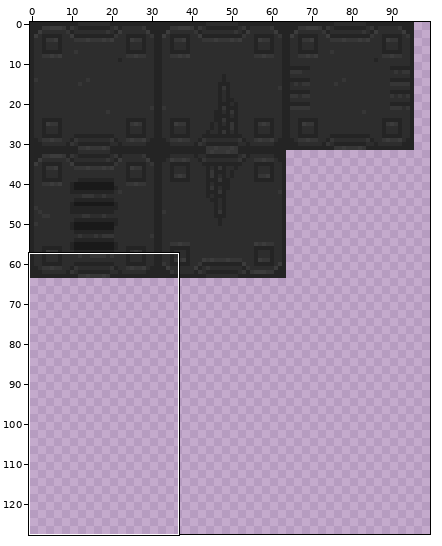
Two states of a sprite sheet, pixel/bundle/tilesets.png. The first picture is a wide view before the edit; the outline marks the close-up.
Close-up. Before the edit:
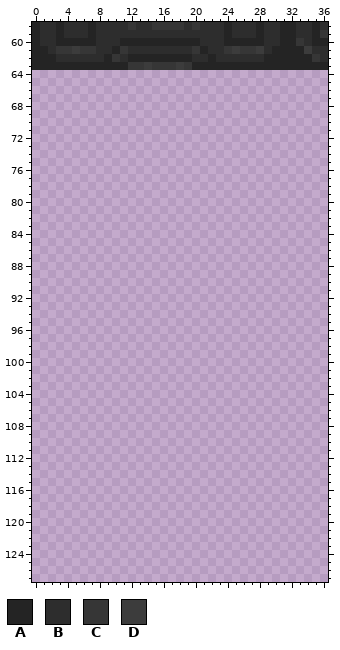
The file is 128x128 pixels. Colours within 5 levels of each other are drawn and written as one. Shown: x 0..36, y 58..127. The wide view leaves out empty margins.
Palette (. is transparent): A #242424  B #2d2d2d  C #363636  D #3c3c3c
Pixels before (only the part around the change), first column x 0:
 58 ABBABBBABBBBCBBCCCCBCBBBABBBABBAABBAB
 59 ABBABBBABBBBBBBBBBBBBBBBABBBABBAABBAC
 60 ABBAAAAABBBAAAAAAAAAABBBAAAAABBAACBAA
 61 AABCCDCCBBACBBBBBBBBCABBCDCCDBAAAADBB
 62 AAABBBBBBACBAAAAAAAABBABBBBBBAAAAAACB
 63 AAAAAAAAAAAACCDCCCDCAAAAAAAAAAAAAAAAA
 64 .....................................
 65 .....................................
 66 .....................................
 67 .....................................
 68 .....................................
 69 .....................................
 70 .....................................
 71 .....................................
 72 .....................................
 73 .....................................
 74 .....................................
 75 .....................................
 76 .....................................
 77 .....................................
 78 .....................................
 79 .....................................
 80 .....................................
 81 .....................................
 82 .....................................
 83 .....................................
 84 .....................................
 85 .....................................
 86 .....................................
 87 .....................................
 88 .....................................
 89 .....................................
 90 .....................................
 91 .....................................
 92 .....................................
 93 .....................................
 94 .....................................
 95 .....................................
 96 .....................................
 97 .....................................
 98 .....................................
 99 .....................................
100 .....................................
101 .....................................
102 .....................................
103 .....................................
104 .....................................
105 .....................................
106 .....................................
107 .....................................
108 .....................................
109 .....................................
110 .....................................
111 .....................................
112 .....................................
113 .....................................
114 .....................................
115 .....................................
116 .....................................
117 .....................................
118 .....................................
119 .....................................
120 .....................................
121 .....................................
122 .....................................
123 .....................................
124 .....................................
125 .....................................
126 .....................................
127 .....................................
Once edited:
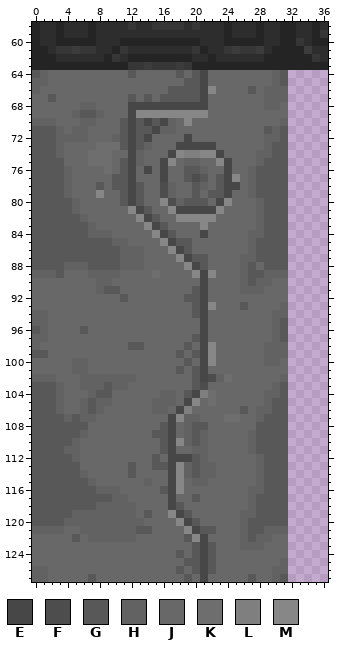
Colours new in this view: E #474747  F #4d4d4d  G #585858  H #626262  J #686868  K #6e6e6e  L #7f7f7f  M #878787
Change:
y 64: x 0..31 ................................ -> GHJJJJJJJJJJGJJJJJGJGEJJJJJJJJHG
y 65: x 0..31 ................................ -> HHJJJJJJJJJJJJJJJJJGGEJJJJJJJJHG
y 66: x 0..31 ................................ -> HJJJJJJJJJJJJJJJJGGGGEMJJJJGJHHH
y 67: x 0..31 ................................ -> JJGJJJJJJJJJGJGJGGGGGEJJJJJJJHHH
y 68: x 0..31 ................................ -> JJJJJJHHJJJJEEEEEEEEEEJJJJJJJHHJ
y 69: x 0..31 ................................ -> JJJJJHGGHJJJEMMMMMMMMMJJJJJJJJJJ
y 70: x 0..31 ................................ -> HHHJJJHHJJJGEGEGEHJMJJJJJJJJJJJH
y 71: x 0..31 ................................ -> GGGHJHHJJJJGEGGEHHJJJJJJJJJJJGHG
y 72: x 0..31 ................................ -> GGGHHHHJJJHGEGEJJJJEJJJJJJJJJHHG
y 73: x 0..31 ................................ -> GGGHJJJJKKKGEGHJJJEEEEEJJJJJJHGG
y 74: x 0..31 ................................ -> GGGHJJJKKKJJEHJJJEMLLMMEJJJJHHGG
y 75: x 0..31 ................................ -> GGGGJJJKKKJGEHJJEMJHHJJMEJJJHGGG
y 76: x 0..31 ................................ -> GGGGHJJJJKJGEJEJEJJGGHJJEJJHGGGG
y 77: x 0..31 ................................ -> GGGGHJJJJJGGEJJJEJJGFGJGEMJHGGGG
y 78: x 0..31 ................................ -> GGGGHJJJGJGGEGJJFHJJGHJGEEJHGGGG
y 79: x 0..31 ................................ -> GGGGHJJJMJJGEGJJFHJJGJGGEJJHGGGG
y 80: x 0..31 ................................ -> GGGGGHJJJJJGEGJJMFHGGGJEMJJJHGGG
y 81: x 0..31 ................................ -> GGGGGHJJJJJJMEGJJMEEEEEMJJJJHGGG
y 82: x 0..31 ................................ -> GGGGGGHJJJJJJMEGJJMMMMMJJJJJHGGG
y 83: x 0..31 ................................ -> GGGGGGGHJJJJJJMEGJJJJMJJJJJJHGGG
y 84: x 0..31 ................................ -> GGGGGGGHHHJJJJJMEGJJJEJJJJJHHGGG
y 85: x 0..31 ................................ -> GGGGGGGGGGHHJJJJMEGGJJJJJJJHGGGG
y 86: x 0..31 ................................ -> GGGGGGGGGGGHHHJJJMEGJJJJJJJHGGGG
y 87: x 0..31 ................................ -> GGGGGGGGGGGHHHJJJJMEGGJJJJHHGGGG
y 88: x 0..31 ................................ -> GGGGHHHGGGGHHHJJJJJMEGJJJJHGJGGG
y 89: x 0..31 ................................ -> HHHGJJJHHHHJJJJKJJJJMEMJJJHGGHHH
y 90: x 0..31 ................................ -> JJJJJJJJHHJJJJJJJJJJJEJJJJHGHHJJ
y 91: x 0..31 ................................ -> JJJJJJJJHGGJJJJJJJJJGEJJJJHHHJJJ
y 92: x 0..31 ................................ -> JJJJJJJJJJJGJJJJJJJGGEJJJJJJJJJJ
y 93: x 0..31 ................................ -> JJJJJJJJJJJJJJJJJJJJGEMJJJGJJJJH
y 94: x 0..31 ................................ -> HHJJJJJJJJJJJJJJJJJJGEJJJJJJJJHH
y 95: x 0..31 ................................ -> HHJJJJJJJJJJJJJJJJJJJEJJJJJJJJHG
y 96: x 0..31 ................................ -> GHJJJJGJJJJJJJJJJJJJJEJJJJJJJJHG
y 97: x 0..31 ................................ -> HHJJJJJJJJJJJJJJJJJJGEJJJJJJJJHG
y 98: x 0..31 ................................ -> HJJJJJJJJJJJGGJJJJJGJEMJJJJJJHHH
y 99: x 0..31 ................................ -> GGJJJJJJJJJJJJJJJJGJGEMJJJJJJHHH
y 100: x 0..31 ................................ -> JJJJJHHJJJJJJJJJJJJGJEMJJJJJJHHJ
y 101: x 0..31 ................................ -> JJJJJHHJJJJJJJJJJJGJGEJJJJJJJJJJ
y 102: x 0..31 ................................ -> HHHJJJHHHHHHHJJJJJJJGEFHKJJJJJJH
y 103: x 0..31 ................................ -> GGGHJJHHHGHHJJJJJJJJGFJJJJJJJJHG
y 104: x 0..31 ................................ -> GGGHJJJHGGJJJJJJHHJGELKJJJJJJHHG
y 105: x 0..31 ................................ -> GGGHJJHGHHJJJJJHHHJEMJKJJJJJJHGG
y 106: x 0..31 ................................ -> GGGHJJHGHJJJJJJHHJELJJJJJJGJHHGG
y 107: x 0..31 ................................ -> GGGGHGHHJJJJJJJJJEMHHJJJKKJJHGGG
y 108: x 0..31 ................................ -> GGGGGGGJJJJJJJJJGEJHGGJJJJJJGGGG
y 109: x 0..31 ................................ -> GGGGGGHJJJJJJJJGGEJHGHJJJJJHGGGG
y 110: x 0..31 ................................ -> GGGGGHJJJJJJJJJJGEMHGHJJJJJHGGGG
y 111: x 0..31 ................................ -> GGGGHHJJJJJJJJJJGEJJHHJJJJJHGGGG
y 112: x 0..31 ................................ -> GGGGGHJJJJJJJJJGJEEEGHJJJJJJHGGG
y 113: x 0..31 ................................ -> GGGGGGJJJJJJGJJGGEMHGHHJJJJJHGGG
y 114: x 0..31 ................................ -> GGGGGGHJJJJJGJJJJEMHGHHJJJJJHGGG
y 115: x 0..31 ................................ -> GGGGGGGHJJJJJJHJJEMJHHJJJJJJHGGG
y 116: x 0..31 ................................ -> GGGGGGGGHHHJJJJJGEMJJJJJJJJHHGGG
y 117: x 0..31 ................................ -> GGGGGGGGGGHHJJJJJEJJGJJJJJJHGGGG
y 118: x 0..31 ................................ -> GGGGGGGGHHHHHJJJJEGJJJJJJJJHGGGG
y 119: x 0..31 ................................ -> GGGGGHHHHHHHHJGJJMEGJJJJJJHHGGGG
y 120: x 0..31 ................................ -> GGGGHHHHHHHHHHJJJJMEGJJJJJHGGGGG
y 121: x 0..31 ................................ -> HHHHJJHHHHHHHGGJJJJMEGGJJJHGGHHH
y 122: x 0..31 ................................ -> JJJJJGJHHHHHHJJJJJJGMEJJJJHGHHJJ
y 123: x 0..31 ................................ -> JJJJJJJJJJJJJJJJJJJJGEGJJJHHHJJJ
y 124: x 0..31 ................................ -> JJJJJJJJJJJJJJJJJJGJGEGJJJJJJJJJ
y 125: x 0..31 ................................ -> JJJJJJJJJJJJJJJJJJJGGEGJJJJJJJJH
y 126: x 0..31 ................................ -> HHJJJJJJJJJJJJJJJJGJGEGJJJJJJJHH
y 127: x 0..31 ................................ -> HHJJJJJGJJJJJJJJJJJGJEJJJJJGJJHG
Where, in picture pixels (left, top, right, bottom), the same in both close-ups:
added: (32, 70, 288, 582)
